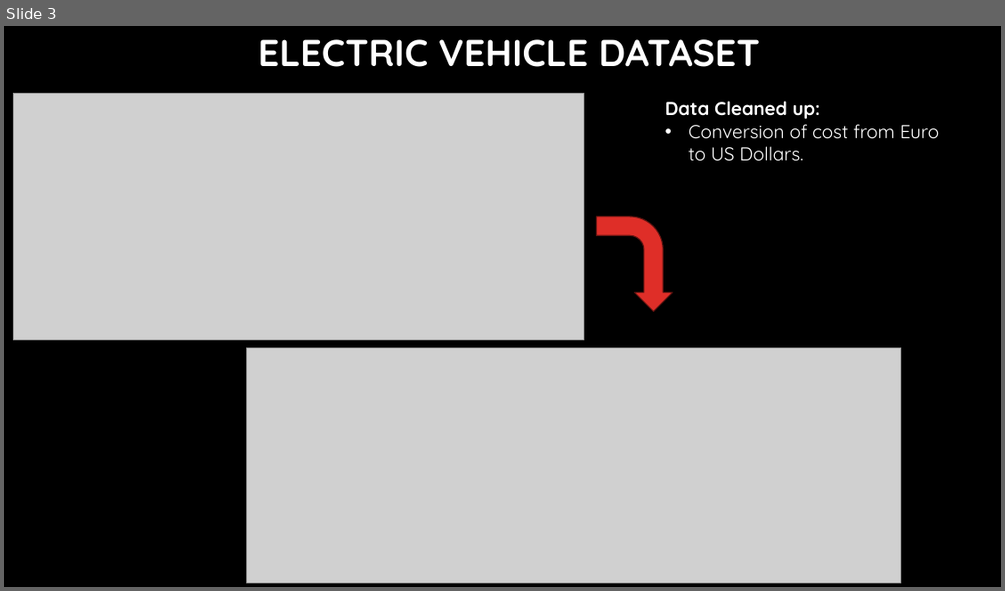
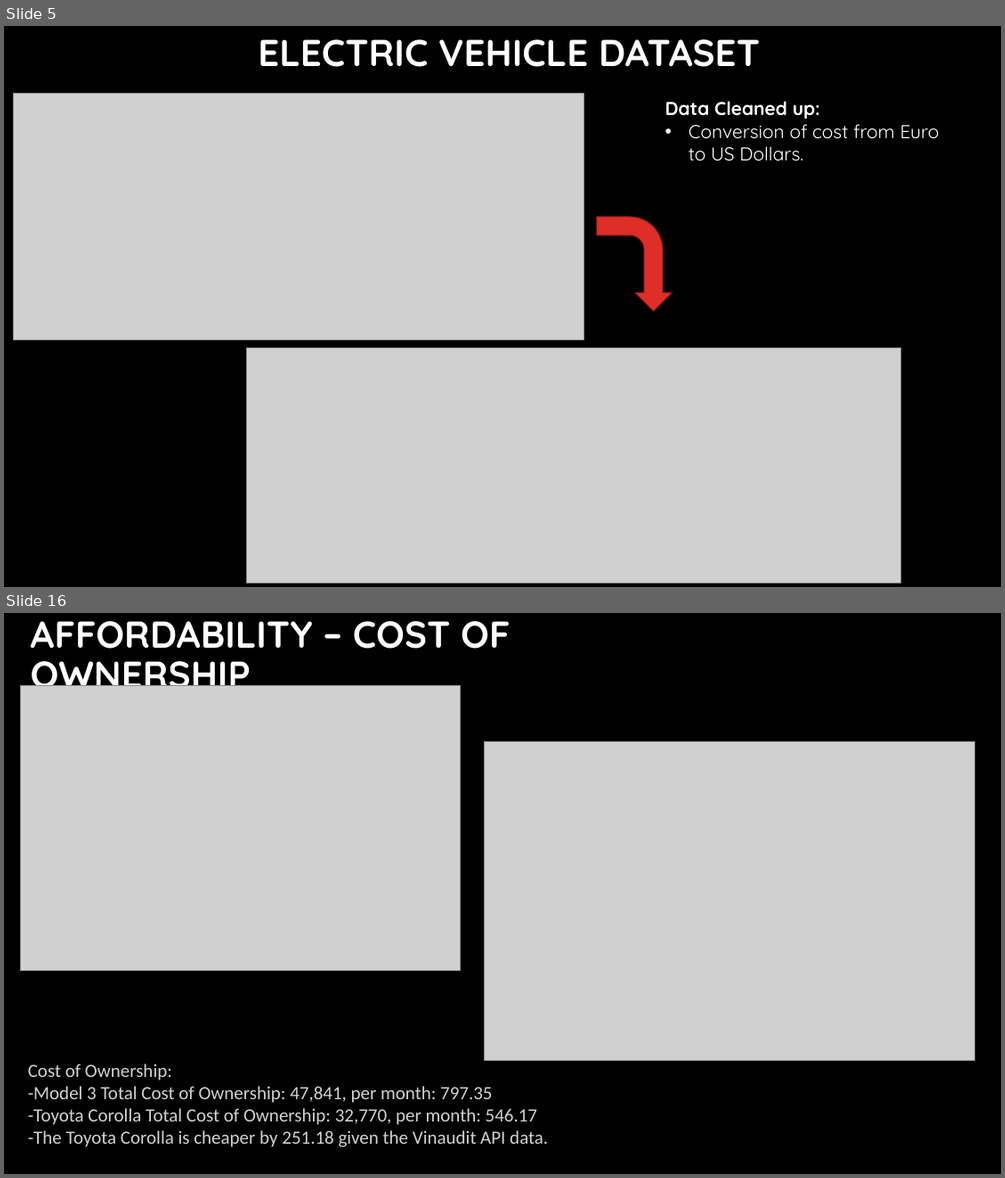
Before and after one commit to Jadium19/EVperformanceAnalysis, a slide deck: EV Slide Deck [Autosaved].pptx. Shown one above the other, each under a label of ours: slide 3 before the commit, slides 5 and 16 after it; the slides between them are not shown. The pictures are 1005x591 and 1005x1178 pixels, drawn with LibreOffice and Linux fonts; fonts in the diff are those of the drawing; grey boxes stand for pictures; background and template pictures are left out. Boxes give left, top, right and bottom in pixels: in the first picture for what was removed or moved away, otherwise in the second. Text is boxed around its words. In the diff, an @@ line names an element or a change of style, - is before the commit and + after.

```diff
--- a/EV Slide Deck [Autosaved].pptx
+++ b/EV Slide Deck [Autosaved].pptx
@@ slide 16 added at (4, 613, 1001, 1174), background #000000 @@
@@ title added at (31, 621, 510, 698), 36 pt, text #FFFFFF, bold @@
+AFFORDABILITY – COST OF OWNERSHIP
@@ picture added at (20, 686, 461, 971) @@
@@ picture added at (484, 742, 975, 1060) @@
@@ text added at (28, 1063, 548, 1147), 18 pt, text #D1D2D3 @@
+Cost of Ownership:
+-Model 3 Total Cost of Ownership: 47,841, per month: 797.35
+-Toyota Corolla Total Cost of Ownership: 32,770, per month: 546.17
+-The Toyota Corolla is cheaper by 251.18 given the Vinaudit API data.
@@ what was slide 3 is now slide 5 @@
```
Also in this commit, not shown: 8 slides changed, 5 other slides added, 3 slides removed.
